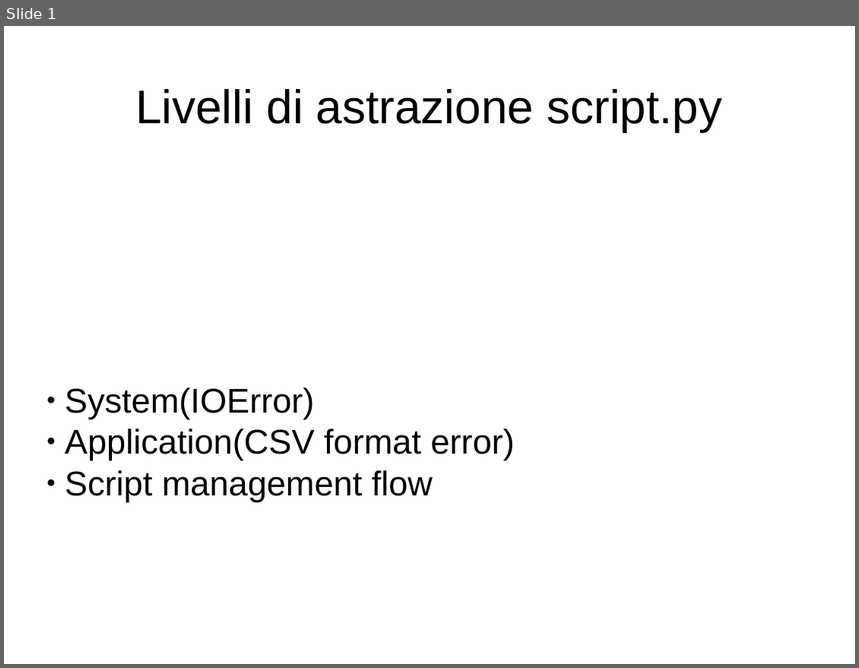
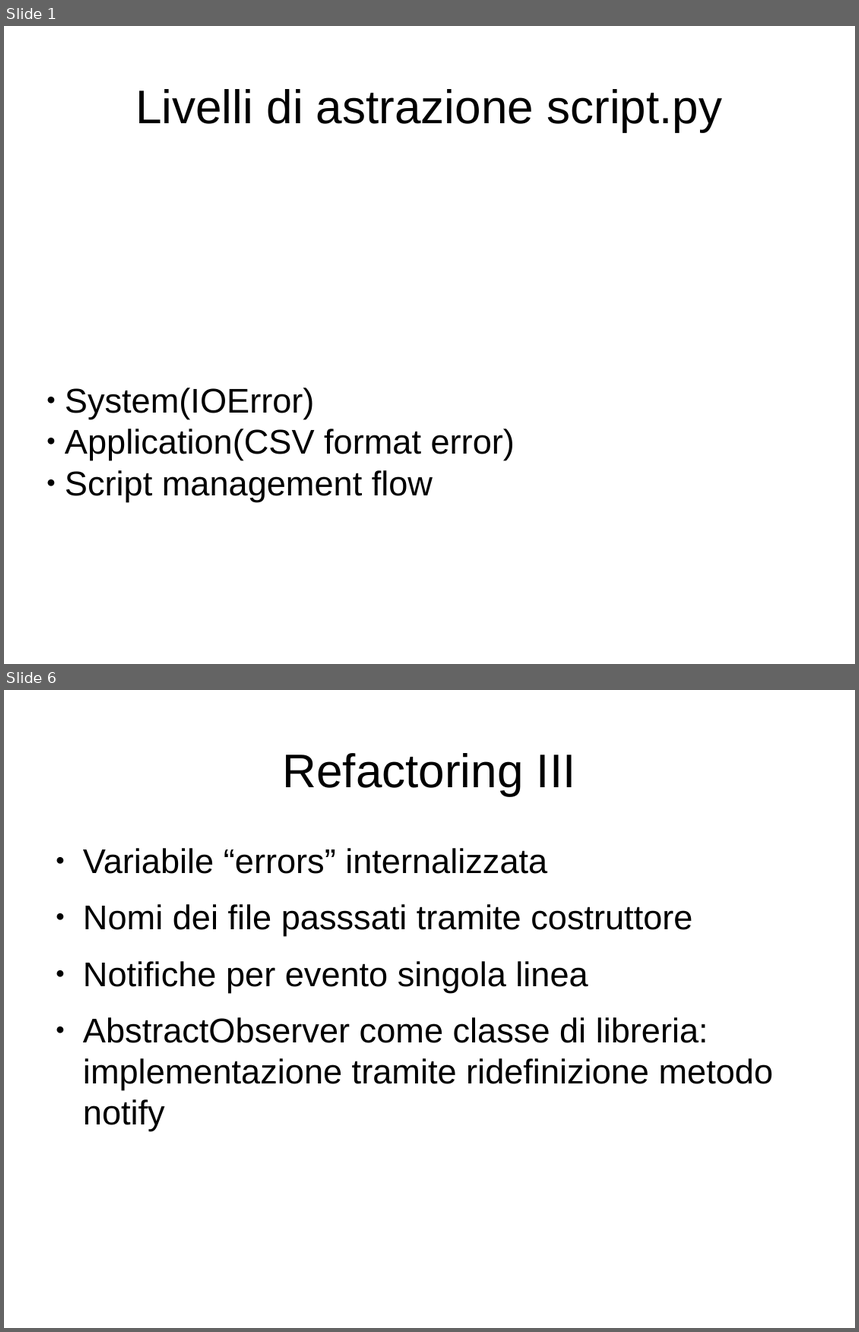
Before and after one commit to nicolacammillini/spacedys-batch, a slide deck: docs/slides-batch.odp. Shown one above the other, each under a label of ours: slide 1 before the commit, slides 1 and 6 after it; the slides between them are not shown. The pictures are 859x668 and 859x1332 pixels, drawn with LibreOffice and Linux fonts; fonts in the diff are those of the drawing. Boxes give left, top, right and bottom in pixels: in the first picture for what was removed or moved away, otherwise in the second. Text is boxed around its words. In the diff, an @@ line names an element or a change of style, - is before the commit and + after.

```diff
--- a/docs/slides-batch.odp
+++ b/docs/slides-batch.odp
@@ slide 6 added at [4, 690, 855, 1328], background #FFFFFF @@
@@ title added at [282, 753, 576, 796], 44 pt, text #000000 @@
+Refactoring III
@@ text added at [83, 848, 774, 1132], 32 pt, text #000000 @@
+● Variabile “errors” internalizzata
+● Nomi dei file passsati tramite costruttore
+● Notifiche per evento singola linea
+● AbstractObserver come classe di libreria: implementazione tramite ridefinizione metodo notify
```
Also in this commit, not shown: 2 slides changed, 8 other slides added.
